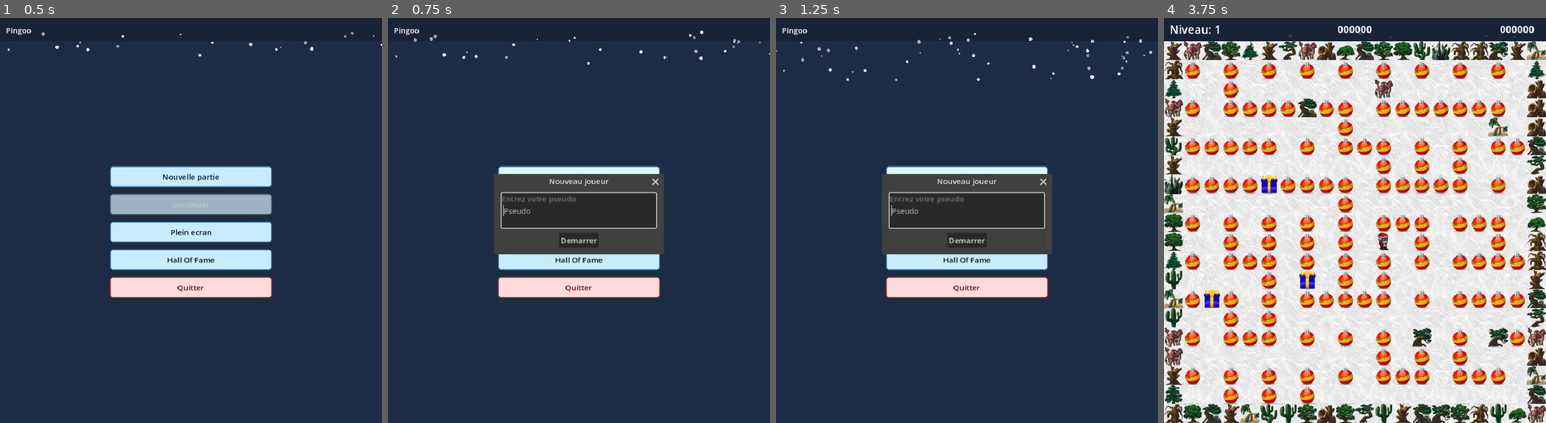
Above: before the commit, frames 1-4 (left to right).
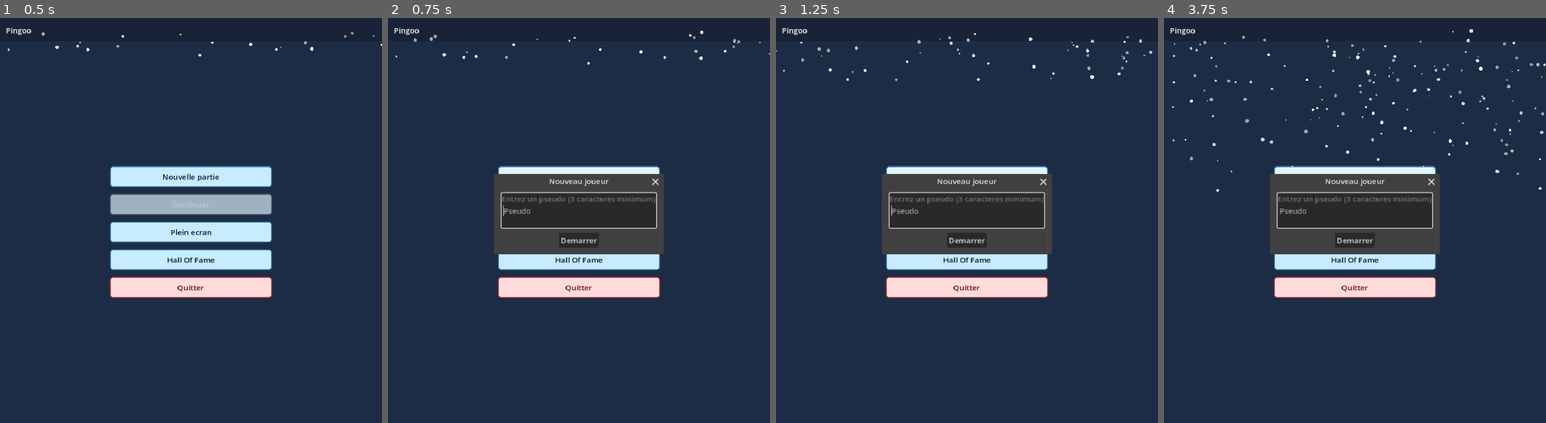
Above: after the commit, the same moments.

Repository: abasty/pingoo
Game: Godot game, scene res://menu.tscn
The game is run twice, just before and just after one commit, with the same random seed, the same clock (stepped at 60 frames per second) and the same inputs.
Inputs (mouse positions are in pixels of both pictures, inside the frame that each line leads up to):
- Up to frame 1 (0.5 s): no input
- Up to frame 2 (0.75 s): click "Nouvelle partie" at 0.5 s
- Up to frame 3 (1.25 s): no input
- Up to frame 4 (3.75 s): click (1355, 212) at 1.27 s; type "12" at 1.35 s; click "Nouvelle partie" at 2 s; click "Plein ecran" at 2.75 s; tap Enter at 3.5, 3.6 s; hold Right (ui_right) from 3.53 s (still down)

Frame 1 is identical in both runs. In frame 2, 0.2% of the frame differs, in the area x 36-71%, y 44-46%; in frame 3, 0.2%; in frame 4, 93%, in the area x 0-100%, y 1-100%.

Commit message:
Implement level failure and time management features; add lives and timer display to HUD

Diff:
--- a/end_menu.gd
+++ b/end_menu.gd
@@ -1,6 +1,6 @@
 extends CanvasLayer
 
-enum OverlayMode { PAUSE, WIN }
+enum OverlayMode { PAUSE, WIN, FAIL, GAME_OVER }
 
 var mode = OverlayMode.PAUSE
 
@@ -42,14 +42,58 @@
 		primary_button.text = "Revenir au jeu"
 	# end if
 	if secondary_button != null:
+		secondary_button.show()
 		secondary_button.text = "Abandonner niveau"
 	# end if
 	show()
 # end func show_pause
 
+func show_fail(lives_left: int):
+	mode = OverlayMode.FAIL
+	var label = get_node_or_null("CenterContainer/VBoxContainer/Label") as Label
+	var primary_button = get_node_or_null("CenterContainer/VBoxContainer/PrimaryButton") as Button
+	var secondary_button = get_node_or_null("CenterContainer/VBoxContainer/SecondaryButton") as Button
+	if label != null:
+		label.show()
+		label.text = "Temps ecoule !\nVies restantes: %d" % lives_left
+	# end if
+	if primary_button != null:
+		primary_button.text = "Reessayer le niveau"
+	# end if
+	if secondary_button != null:
+		secondary_button.show()
+		secondary_button.text = "Abandonner niveau"
+	# end if
+	show()
+# end func show_fail
+
+func show_game_over():
+	mode = OverlayMode.GAME_OVER
+	var label = get_node_or_null("CenterContainer/VBoxContainer/Label") as Label
+	var primary_button = get_node_or_null("CenterContainer/VBoxContainer/PrimaryButton") as Button
+	var secondary_button = get_node_or_null("CenterContainer/VBoxContainer/SecondaryButton") as Button
+	if label != null:
+		label.show()
+		label.text = "Plus de vies.\nPartie terminee."
+	# end if
+	if primary_button != null:
+		primary_button.text = "Retour au menu"
+	# end if
+	if secondary_button != null:
+		secondary_button.hide()
+	# end if
+	show()
+# end func show_game_over
+
 func _on_primary_button_pressed():
 	if mode == OverlayMode.WIN:
 		get_tree().change_scene_to_file("res://test.tscn")
+	elif mode == OverlayMode.FAIL:
+		get_tree().change_scene_to_file("res://test.tscn")
+	elif mode == OverlayMode.GAME_OVER:
+		var game_state = get_node("/root/GameState")
+		game_state.reset_game()
+		get_tree().change_scene_to_file("res://menu.tscn")
 	else:
 		hide()
 	# end if
@@ -62,6 +106,9 @@
 
 	if mode == OverlayMode.PAUSE:
 		game_state.abandon_level()
+	# end if
+	if mode == OverlayMode.GAME_OVER:
+		return
 	# end if
 	get_tree().change_scene_to_file("res://menu.tscn")
 # end func _on_secondary_button_pressed
--- a/game_state.gd
+++ b/game_state.gd
@@ -1,16 +1,23 @@
 extends Node
+
+const INITIAL_LIVES: int = 3
+const LEVEL_TIME_SECONDS: float = 60.0
 
 var current_level: int = 1
 var current_score: int = 0
 var current_level_score: int = 0
 var has_started_game: bool = false
 var player_name: String = "Player"
+var lives: int = INITIAL_LIVES
+var level_time_left: float = LEVEL_TIME_SECONDS
 
 func reset_game():
 	current_level = 1
 	current_score = 0
 	current_level_score = 0
 	has_started_game = false
+	lives = INITIAL_LIVES
+	level_time_left = LEVEL_TIME_SECONDS
 # end func reset_game
 
 func next_level():
@@ -19,6 +26,7 @@
 
 func start_level():
 	current_level_score = 0
+	level_time_left = LEVEL_TIME_SECONDS
 	has_started_game = true
 # end func start_level
 
@@ -34,3 +42,14 @@
 	# end if
 	current_level_score = 0
 # end func abandon_level
+
+func lose_life():
+	lives -= 1
+	if lives < 0:
+		lives = 0
+	# end if
+# end func lose_life
+
+func is_game_over() -> bool:
+	return lives <= 0
+# end func is_game_over
--- a/menu.gd
+++ b/menu.gd
@@ -30,6 +30,7 @@
 	if pseudo_line_edit != null:
 		pseudo_line_edit.text = ""
 	# end if
+	$PseudoDialog.dialog_text = "Entrez un pseudo (3 caracteres minimum)"
 	$PseudoDialog.popup_centered(Vector2(340, 130))
 	if pseudo_line_edit != null:
 		pseudo_line_edit.grab_focus()
@@ -43,8 +44,13 @@
 	if pseudo_line_edit != null:
 		player_name = pseudo_line_edit.text.strip_edges()
 	# end if
-	if player_name.is_empty():
-		player_name = "Player"
+	if player_name.length() < 3:
+		$PseudoDialog.dialog_text = "Pseudo invalide: minimum 3 caracteres"
+		$PseudoDialog.popup_centered(Vector2(340, 130))
+		if pseudo_line_edit != null:
+			pseudo_line_edit.grab_focus()
+		# end if
+		return
 	# end if
 	game_state.reset_game()
 	game_state.player_name = player_name
--- a/test.gd
+++ b/test.gd
@@ -11,8 +11,12 @@
 var end_menu = null
 var level_completed = false
 var level_highscore_display = 0
+var is_applying_time_bonus = false
+var bonus_time_remaining = 0
+var bonus_tick_accumulator = 0.0
 
 const SCORE_DEFAULT_COLOR = Color(1.0, 1.0, 1.0, 1.0)
+const TIME_BONUS_TICK_SECONDS = 0.05
 const RANK_COLORS = {
 	1: Color(1.0, 0.85, 0.25, 1.0),
 	2: Color(0.86, 0.9, 0.97, 1.0),
@@ -62,6 +66,8 @@
 	if level_label != null:
 		level_label.text = "Niveau: %d" % game_state.current_level
 	# end if
+	_update_lives_label()
+	_update_timer_label()
 	level_highscore_display = _get_saved_level_highscore(game_state.current_level)
 	_update_level_highscore_label()
 	level_completed = false
@@ -105,7 +111,9 @@
 	$Hud/Score.set_z_index(1)
 	$Hud/ScoreRankLabel.set_z_index(1)
 	$Hud/LevelLabel.set_z_index(1)
+	$Hud/LivesLabel.set_z_index(1)
 	$Hud/LevelHighscoreScore.set_z_index(1)
+	$Hud/TimerLabel.set_z_index(1)
 	_update_live_hof_feedback()
 
 	# Instantiate end-of-game overlay
@@ -115,6 +123,16 @@
 
 func _process(_delta):
 	var game_state = get_node("/root/GameState")
+	if is_applying_time_bonus:
+		_process_time_bonus(_delta)
+	elif not level_completed and not end_menu.visible:
+		game_state.level_time_left = maxf(0.0, game_state.level_time_left - _delta)
+		_update_timer_label()
+		if game_state.level_time_left <= 0.0:
+			_on_level_timeout()
+		# end if
+	# end if
+
 	if game_state.current_level_score > level_highscore_display:
 		level_highscore_display = game_state.current_level_score
 		_update_level_highscore_label()
@@ -123,6 +141,10 @@
 # end func _process
 
 func _unhandled_input(event):
+	if is_applying_time_bonus:
+		return
+	# end if
+
 	if OS.is_debug_build() and event is InputEventKey and event.pressed and not event.echo and event.keycode == KEY_T:
 		_complete_level()
 		return
@@ -156,6 +178,55 @@
 	$Music.play()
 	# Update score
 	$Hud/Score.add(1000)
+	bonus_time_remaining = maxi(0, int(floor(game_state.level_time_left)))
+	game_state.level_time_left = float(bonus_time_remaining)
+	_update_timer_label()
+	if bonus_time_remaining > 0:
+		is_applying_time_bonus = true
+		bonus_tick_accumulator = 0.0
+	else:
+		_finalize_level_win()
+	# end if
+# end func _complete_level
+
+func _process_time_bonus(delta):
+	if not is_applying_time_bonus:
+		return
+	# end if
+
+	bonus_tick_accumulator += delta
+	while bonus_tick_accumulator >= TIME_BONUS_TICK_SECONDS and is_applying_time_bonus:
+		bonus_tick_accumulator -= TIME_BONUS_TICK_SECONDS
+		if bonus_time_remaining <= 0:
+			_finalize_level_win()
+			break
+		# end if
+
+		bonus_time_remaining -= 1
+		var game_state = get_node("/root/GameState")
+		game_state.level_time_left = float(bonus_time_remaining)
+		$Hud/Score.add(10)
+		_update_timer_label()
+
+		if game_state.current_level_score > level_highscore_display:
+			level_highscore_display = game_state.current_level_score
+			_update_level_highscore_label()
+		# end if
+
+		if bonus_time_remaining <= 0:
+			_finalize_level_win()
+		# end if
+	# end while
+# end func _process_time_bonus
+
+func _finalize_level_win():
+	if not level_completed:
+		return
+	# end if
+	is_applying_time_bonus = false
+	bonus_tick_accumulator = 0.0
+
+	var game_state = get_node("/root/GameState")
 	if game_state.current_level_score > level_highscore_display:
 		level_highscore_display = game_state.current_level_score
 		_update_level_highscore_label()
@@ -163,7 +234,29 @@
 	_save_level_highscore(game_state.current_level)
 	game_state.next_level()
 	end_menu.show_win()
-# end func _complete_level
+# end func _finalize_level_win
+
+func _on_level_timeout():
+	if level_completed:
+		return
+	# end if
+
+	level_completed = true
+	var game_state = get_node("/root/GameState")
+	game_state.level_time_left = 0.0
+	_update_timer_label()
+	game_state.lose_life()
+	_update_lives_label()
+	game_state.abandon_level()
+	_update_live_hof_feedback()
+
+	if game_state.is_game_over():
+		_submit_game_over_score_if_top10(game_state)
+		end_menu.show_game_over()
+	else:
+		end_menu.show_fail(game_state.lives)
+	# end if
+# end func _on_level_timeout
 
 func _on_gift_moved():
 	if level_completed:
@@ -200,6 +293,30 @@
 	# end if
 # end func _update_level_highscore_label
 
+func _update_lives_label():
+	var game_state = get_node("/root/GameState")
+	var lives_label = get_node_or_null("Hud/LivesLabel") as Label
+	if lives_label != null:
+		lives_label.text = "Vies: %d" % game_state.lives
+	# end if
+# end func _update_lives_label
+
+func _update_timer_label():
+	var game_state = get_node("/root/GameState")
+	var timer_label = get_node_or_null("Hud/TimerLabel") as Label
+	if timer_label == null:
+		return
+	# end if
+
+	var seconds_left = maxi(0, int(ceil(game_state.level_time_left)))
+	timer_label.text = "%3ds" % seconds_left
+	if seconds_left <= 20:
+		timer_label.modulate = Color(1.0, 0.55, 0.55)
+	else:
+		timer_label.modulate = Color(0.9, 0.95, 1.0)
+	# end if
+# end func _update_timer_label
+
 func _save_level_highscore(level: int):
 	var hall_of_fame = get_node("/root/HallOfFame")
 	var game_state = get_node("/root/GameState")
@@ -241,3 +358,17 @@
 	# end if
 	return SCORE_DEFAULT_COLOR
 # end func _get_color_for_rank
+
+func _submit_game_over_score_if_top10(game_state):
+	var hall_of_fame = get_node_or_null("/root/HallOfFame")
+	if hall_of_fame == null:
+		return
+	# end if
+
+	var rank := int(hall_of_fame.get_rank_for_score(game_state.current_score, game_state.current_level))
+	if rank <= 0:
+		return
+	# end if
+
+	hall_of_fame.submit_score(game_state.player_name, game_state.current_score, game_state.current_level)
+# end func _submit_game_over_score_if_top10
--- a/test.tscn
+++ b/test.tscn
@@ -58,12 +58,31 @@
 vertical_alignment = 1
 theme_override_font_sizes/font_size = 24
 
+[node name="LivesLabel" type="Label" parent="Hud"]
+offset_left = 214.0
+offset_top = 0.0
+offset_right = 334.0
+offset_bottom = 48.0
+text = "Vies: 3"
+vertical_alignment = 1
+theme_override_font_sizes/font_size = 22
+
 [node name="LevelHighscoreScore" parent="Hud" instance=ExtResource("4_imv6t")]
 position = Vector2(680, 8)
 initialize_from_game_state = false
 write_to_game_state_on_add = false
 initial_value = 0
 
+[node name="TimerLabel" type="Label" parent="Hud"]
+offset_left = 560.0
+offset_top = 0.0
+offset_right = 680.0
+offset_bottom = 48.0
+text = "60s"
+horizontal_alignment = 2
+vertical_alignment = 1
+theme_override_font_sizes/font_size = 22
+
 [node name="Music" type="AudioStreamPlayer" parent="."]
 stream = ExtResource("6_vyfx3")
 volume_db = -12.0
Not shown, changed: architecture.md
